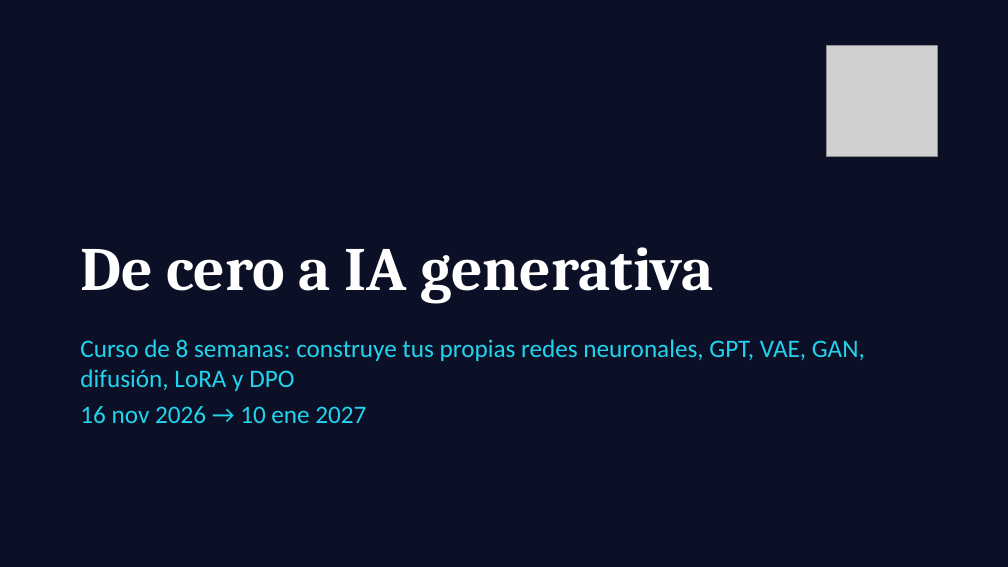
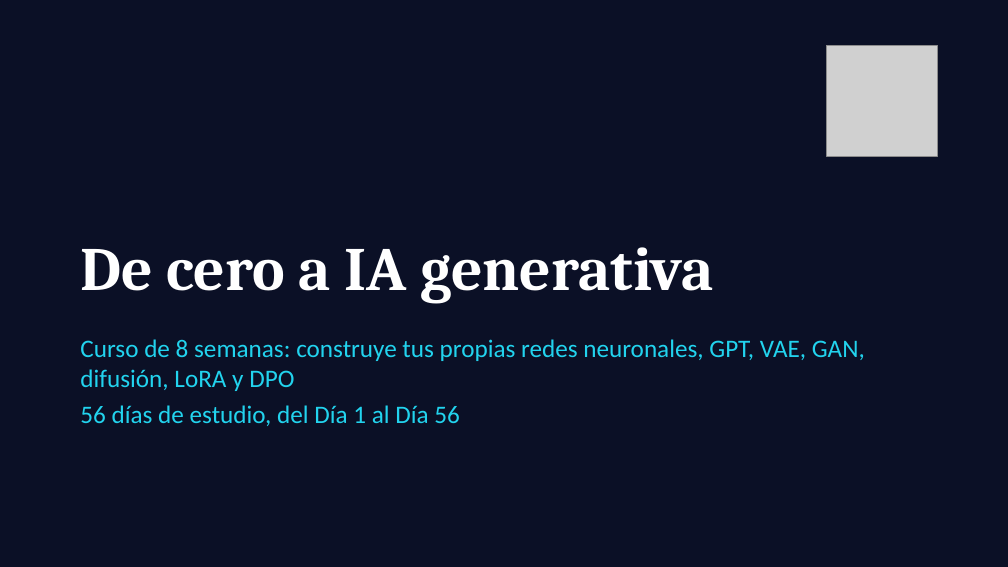
Before and after one commit to FX010/curso-ia-generativa, a slide deck: slide 1 of presentacion/Curso-IA-Generativa-8-semanas.pptx. Drawn at 1008x567 pixels with LibreOffice and Linux fonts; fonts in the diff are those of the drawing; grey boxes stand for pictures. Boxes give left, top, right and bottom in pixels: in the first picture for what was removed or moved away, otherwise in the second. Text is boxed around its words. In the diff, an @@ line names an element or a change of style, - is before the commit and + after.

```diff
--- a/presentacion/Curso-IA-Generativa-8-semanas.pptx
+++ b/presentacion/Curso-IA-Generativa-8-semanas.pptx
@@ text at (80, 405, 460, 426): text changed @@
-16 nov 2026 → 10 ene 2027
+56 días de estudio, del Día 1 al Día 56
```
Also in this commit, not shown: 4 other slides changed, 11 other files.
